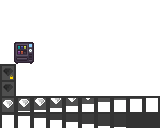
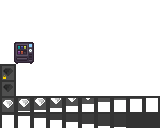
Two versions of the same layered image (160px x 128px). Layer-by-layer changes:
painted on "Layer 20" over [3, 75, 13, 79]
